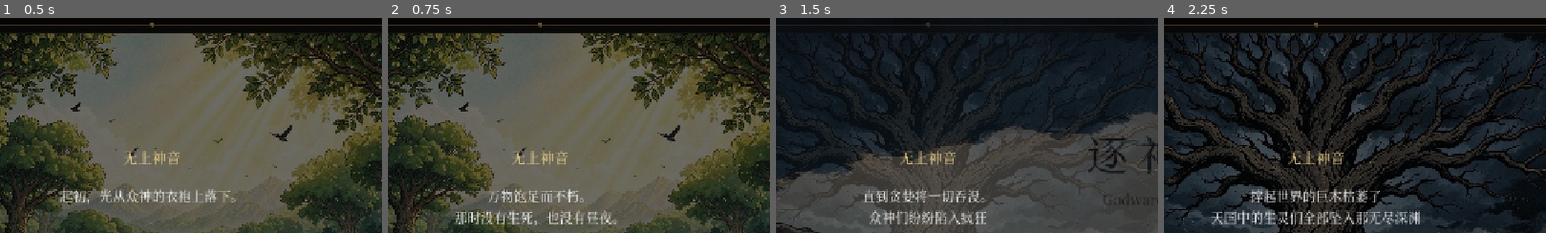
Above: before the commit, frames 1-4 (left to right).
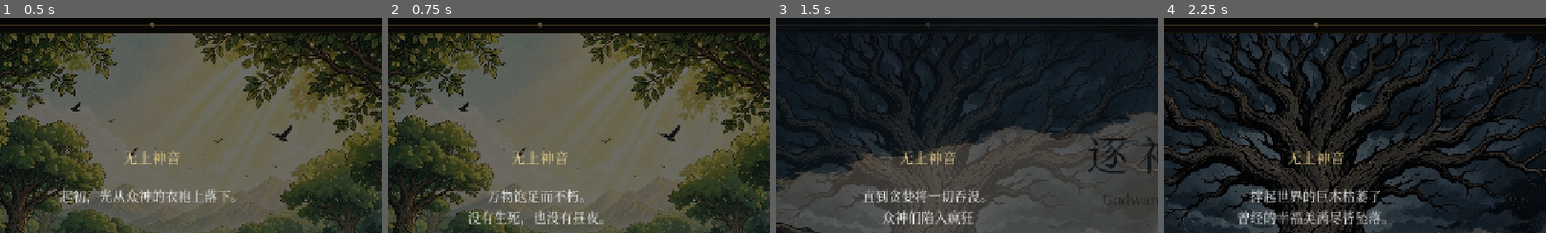
Above: after the commit, the same moments.

Repository: td1ql/godward
Game: Godot game, scene res://scenes/main_menu.tscn
Same seed, same stepped clock (60 frames per second), same inputs: the game is played once before the commit and once after it.
Inputs:
- Up to frame 1 (0.5 s): no input
- Up to frame 2 (0.75 s): click "开始游戏" at 0.5 s
- Up to frame 3 (1.5 s): click "开始游戏" at 1.25 s
- Up to frame 4 (2.25 s): click "声音设置 ▶" at 2 s
The pictures show only the part of the screen within x 30-80%, y 1-51%; the shares and areas given below are measured in that part.

Frame 1 is identical in both runs. In frame 2, 1.4% of the frame differs, in the area x 17-60%, y 89-97%; in frame 3, 1.0%; in frame 4, 2.1%, in the area x 12-67%, y 89-96%.

Commit message:
text: 全部主线对白与界面文案按新稿重写（序章 15 句 / 序章余烬 / 第三幕开场 / 三结局 / 神国 / 教皇 / 世界树 + 39 条界面文案）

Diff:
--- a/scripts/dialogue_db.gd
+++ b/scripts/dialogue_db.gd
@@ -15,40 +15,40 @@
 
 const LINES := {
 	"prologue": [
-		{"speaker": "无上神音", "text": "起初，光从众神的衣袍上落下。","bg": "res://assets/art/story/p1_eden.webp"},
-		{"speaker": "无上神音", "text": "万物饱足而不朽。\n那时没有生死，也没有昼夜。"},
-		{"speaker": "无上神音", "text": "直到贪婪将一切吞没。\n众神们纷纷陷入疯狂", "bg": "res://assets/art/story/p2_tree.webp"},
-		{"speaker": "无上神音", "text": "撑起世界的巨木枯萎了\n天国中的生灵们全部坠入那无尽深渊"},
-		{"speaker": "无上神音", "text": "在上帝将要沉睡的刹那。\n他飘起了些许的思绪。", "bg": "res://assets/art/story/p3_abyss.webp"},
+		{"speaker": "无上神音", "text": "起初，光从众神的衣袍上落下。", "bg": "res://assets/art/story/p1_eden.webp"},
+		{"speaker": "无上神音", "text": "万物饱足而不朽。\n没有生死，也没有昼夜。"},
+		{"speaker": "无上神音", "text": "直到贪婪将一切吞没。\n众神们陷入疯狂", "bg": "res://assets/art/story/p2_tree.webp"},
+		{"speaker": "无上神音", "text": "撑起世界的巨木枯萎了\n曾经的幸福美满尽皆坠落。"},
+		{"speaker": "无上神音", "text": "在上帝将要沉睡的刹那。\n祂飘起了些许思绪。", "bg": "res://assets/art/story/p3_abyss.webp"},
 		{"speaker": "无上神音", "text": "「……那是什么」"},
 		{"speaker": "无上神音", "text": "「一团微亮的星火」", "bg": "res://assets/art/story/p4_spark.webp"},
-		{"speaker": "无上神音", "text": "「一颗种子」"},
-		{"speaker": "无上神音", "text": "「希望的信念在蔓延」"},
-		{"speaker": "无上神音", "text": "「离开这里」"},
-		{"speaker": "无上神音", "text": "「到人@！#」"},
+		{"speaker": "无上神音", "text": "「或是一颗种子」"},
+		{"speaker": "无上神音", "text": "「思绪翻飞流转」"},
+		{"speaker": "无上神音", "text": "「离开这里吧」"},
+		{"speaker": "无上神音", "text": "「到@！#去」"},
 		{"speaker": "无上神音", "text": "黑暗在侵蚀祂的神志\n贪婪与罪恶遮蔽了光芒"},
-		{"speaker": "无上神音", "text": "「但是神明说」"},
-		{"speaker": "无上神音", "text": "「要有光」", "bg": "res://assets/art/story/p4_light.webp"},
+		{"speaker": "无上神音", "text": "「但是上帝于此断言」"},
+		{"speaker": "无上神音", "text": "「——要有光——」", "bg": "res://assets/art/story/p4_light.webp"},
 		{"speaker": "无上神音", "text": "「驱散它们」"},
 	],
 	"prologue_after": [
-		{"speaker": "无上神音", "text": "「于是星火也足以燎尽荒原」", "bg": "res://assets/art/story/p5_burn.webp"},
-		{"speaker": "无上神音", "text": "「众神在疯狂与痛苦中挣扎」"},
+		{"speaker": "无上神音", "text": "「于是些微星火也足以燎尽荒原」", "bg": "res://assets/art/story/p5_burn.webp"},
+		{"speaker": "无上神音", "text": "「众神在深黑的火焰中狂舞」"},
 		{"speaker": "火在燃烧", "text": "「.」"},
 		{"speaker": "火在燃烧", "text": "「..」"},
 		{"speaker": "火在燃烧", "text": "「...」"},
-		{"speaker": "于是星火发问", "text": "「我是谁」", "bg": "res://assets/art/story/p6_flame.webp"},
-		{"speaker": "于是星火发问", "text": "「我从哪来」"},
-		{"speaker": "于是星火发问", "text": "「我改去往何处」"},
-		{"speaker": "无上神音", "text": "「到人间去」"},
-		{"speaker": "无上神音", "text": "「...去发光...」"},
-		{"speaker": "无上神音", "text": "「...去成为太阳」\n「...众生..明天！@##@！」"},
-		{"speaker": "沉沦神音", "text": "「！@###￥%……##￥」"},
+		{"speaker": "于是星火发问", "text": "「我是谁？」", "bg": "res://assets/art/story/p6_flame.webp"},
+		{"speaker": "于是星火发问", "text": "「我从哪而来？」"},
+		{"speaker": "于是星火发问", "text": "「我该去往何处？」"},
+		{"speaker": "无上神音", "text": "「落下去，落下去」"},
+		{"speaker": "无上神音", "text": "「...去发出光...」"},
+		{"speaker": "无上神音", "text": "「...就能成为太阳」\n「...众生..明天！@##@！」"},
+		{"speaker": "沉%￥沦#@￥神#@音", "text": "「！@###￥%……##￥」"},
 	],
 	"first_act3": [
-		{"speaker": "无上神音", "text": "天坠落下来了"},
-		{"speaker": "无上神音", "text": "祂们已莅临人间"},
-		{"speaker": "沉沦神音", "text": "「……你如今要去往何方？」"},
+		{"speaker": "无上神音", "text": "那虚假的天空终于破碎", "bg": "res://assets/art/story/p5_burn.webp"},
+		{"speaker": "无上神音", "text": "疯狂的众神终于染指人间"},
+		{"speaker": "沉沦神音", "text": "「是#@你为这$#$@世界带来了%#终结」"},
 	],
 	"ending_god": [
 		{"speaker": "无上神音", "text": "贪婪之蛇终于消亡\n可人间依然混乱不堪", "bg": "res://assets/art/story/e1_god.webp"},
@@ -76,7 +76,7 @@
 		{"speaker": "教皇", "text": "我的主啊，原来你竟被困于这人间"},
 		{"speaker": "无上神音", "text": "他的眼中流下泪水，传来微微的啜泣"},
 		{"speaker": "教皇", "text": "可惜已经太晚了，我的罪孽无以悔过"},
-		{"speaker": "教皇", "text": "我也绝不悔过"},
+		{"speaker": "教皇", "text": "也绝不悔过"},
 	],
 	"pope_defeat": [
 		{"speaker": "教皇", "text": "「我的主」"},
@@ -88,7 +88,7 @@
 	"world_tree": [
 		{"speaker": "无上神音", "text": "你抬头看向天空"},
 		{"speaker": "无上神音", "text": "那里有着树叶的纹理\n像是世界的伤疤，狰狞可怖"},
-		{"speaker": "无上神音", "text": "赤红的火光从天空的缝隙溢出\n你却只感到无比的温暖"},
+		{"speaker": "无上神音", "text": "赤红的火光从天空的缝隙中溢出\n你却只感到无比的温暖"},
 	],
 }
 
--- a/scripts/story_db.gd
+++ b/scripts/story_db.gd
@@ -3,18 +3,21 @@
 const TEXTS := {
 	# 清算
 	"cleanup_title": "教堂的大门紧闭",
-	"cleanup_body": "还有 %d 名参赛者活着。\n觐见神的资格只属于胜者",
+	"cleanup_body": "还有 %d 名参赛者活着。
+而觐见神的资格只属于胜者",
 	"cleanup_button": "开始清算",
 	"cleanup_result_title": "清 算",
 	"cleanup_result_empty": "什么也没留下。",
 	"cleanup_continue": "继续清算（剩 %d 人）",
-	"cleanup_go": "前往神堂",
+	"cleanup_go": "前往教堂",
 	# 第三幕三结局
 	"ending_god_title": "神 座",
 	"ending_loop_title": "薪 火",
 	"ending_human_title": "沉 沦",
-	"gameover_loop_title": "教皇还在等你",
-	"gameover_loop_body": "你在神国里倒下。\n教皇没有看你。\n——第 10 次转生，重新开始。",
+	"gameover_loop_title": "教皇仍在等待",
+	"gameover_loop_body": "你在神国里倒下。
+教皇没有看你。
+——第 10 次转生，重新开始。",
 
 	# 战斗奖励
 	"reward_title": "战斗胜利！金币 +%d　选择一张卡",
@@ -25,30 +28,49 @@
 	# 失败
 	"gameover_title": "你被打倒了……",
 	"gameover_body": "这次冒险到此为止。",
-	"gameover_restart": "重新开始一局",
+	"gameover_restart": "重新开始",
 	"gameover_menu": "返回主菜单",
 
 	# 教皇
 	"pope_title": "教 皇",
-	"pope_body": "你走进教堂。教皇甚至没有抬头。\n一只手落在你的额头上——\n然后，一切暗了下去。",
+	"pope_body": "你走进教堂。教皇甚至没有抬头。
+一只巨手落在你的额头上——
+随后，一切都暗了下去。",
 	"pope_button": "转生",
 
 	# 教堂
 	"church_title": "教 堂",
-	"church_body": "清算结束了。\n教堂的门，为你打开了。",
+	"church_body": "清算结束了。
+教堂的门，获胜者而开。",
 	"church_button": "进入教堂",
 
 	# 真结局
-	"ending_title": "神 堂",
-	"ending_body": "教皇倒下时，穹顶裂开了。\n里面没有神，只有一片安静的白。\n\n你终于想起自己是谁。",
-	"ending_body_good": "教皇倒下时，穹顶裂开了。\n里面没有神，只有一片安静的白。\n\n你想起自己这一路没有杀过不该杀的人。\n白里有一点光，像是回应了你。",
-	"ending_body_dark": "教皇倒下时，穹顶裂开了。\n里面没有神，只有一片安静的白。\n\n你踩过太多人的手。\n那些手都还留在下面。\n你听见它们在叫你。",
+	"ending_title": "教 堂",
+	"ending_body": "教皇死去了
+，但四周毫无变化。
+
+不过“逐神之戏”永远的结束了",
+	"ending_body_good": "教皇死去了
+你隐约听见有人在求救
+他在惨叫，他在挣扎
+你圣洁的心好似被撕裂
+睁开眼睛
+你看到一棵树
+千手万眼，通天彻地",
+	"ending_body_dark": "教皇死去了
+你好像听见了恶魔的低语
+他在蛊惑，他在狞笑
+你污浊的心蠢蠢欲动
+抬头看去
+那是一棵树
+百面千相，枝繁叶茂",
 	"ending_button": "回到主菜单",
 
 	# 参赛者结算
 	"aftermath_title": "%s 倒下了",
-	"aftermath_cleanup": "觐见神明的门只为胜利者打开。\n他必须留在这里。",
-	"aftermath_normal": "他还有呼吸。于是你可以践行自己的道德了。",
+	"aftermath_cleanup": "觐见神明的门只为胜利者打开。
+他必须留在这里。",
+	"aftermath_normal": "他的呼吸尚在。于是你可以直面自己的道德了。",
 	"aftermath_kill": "杀死他",
 	"aftermath_spare": "饶恕他",
 
Not shown, changed: docs/STORY.md
